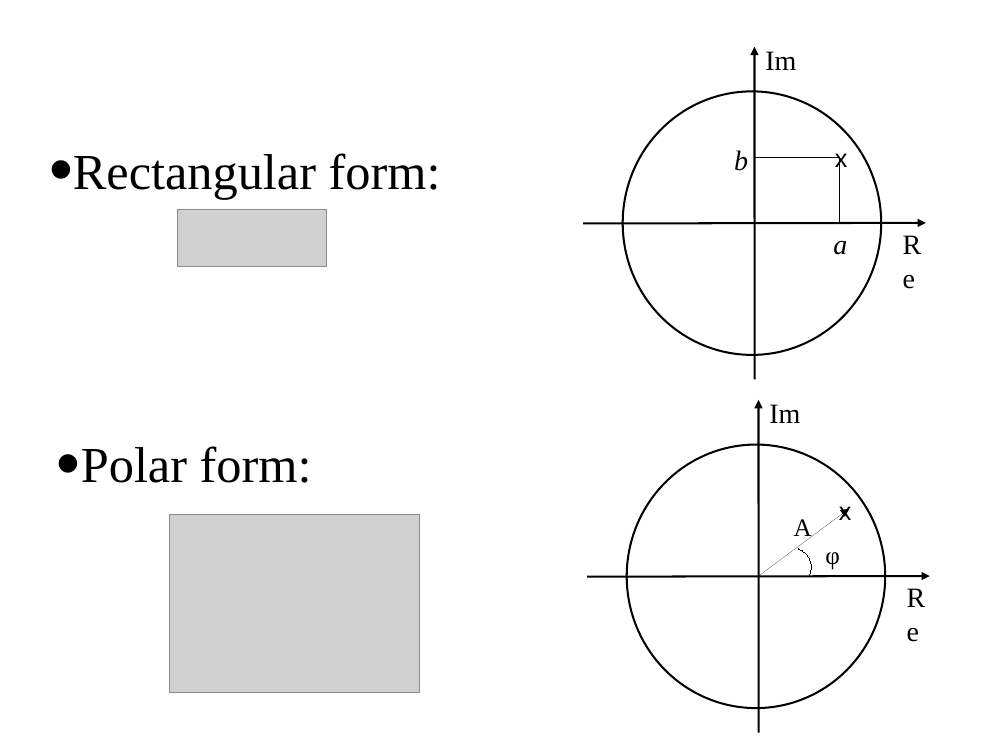
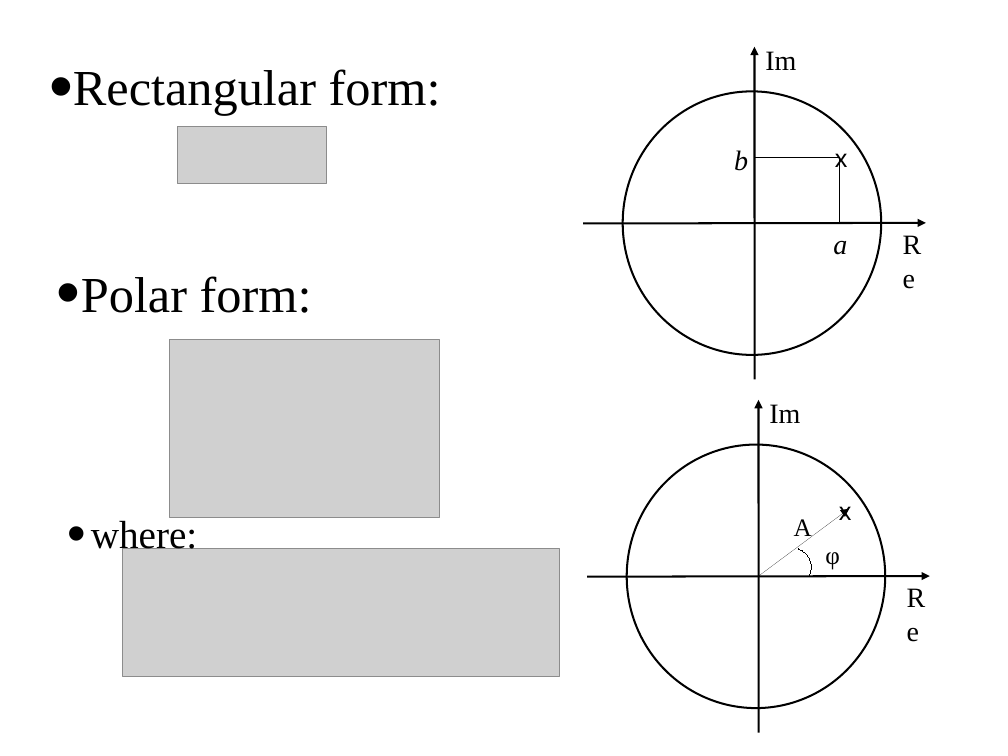
Before and after one commit to MTG/sms-tools, a slide deck: slide 6 of lectures/01-Introduction/1T4-Basic-mathematics.odp. Drawn at 1008x756 pixels with LibreOffice and Linux fonts; fonts in the diff are those of the drawing; grey boxes stand for pictures. Boxes give left, top, right and bottom in pixels: in the first picture for what was removed or moved away, otherwise in the second. Text is boxed around its words. In the diff, an @@ line names an element or a change of style, - is before the commit and + after.

Commit message:
fixed formula
fixed polar formula

```diff
--- a/lectures/01-Introduction/1T4-Basic-mathematics.odp
+++ b/lectures/01-Introduction/1T4-Basic-mathematics.odp
@@ text "Rectangular form:": place and size @@
-text "Rectangular form:" at bbox=[73, 153, 441, 199]
+text "Rectangular form:" at bbox=[73, 69, 441, 116]
@@ picture: place and size @@
-picture at bbox=[177, 210, 328, 266]
+picture at bbox=[177, 126, 328, 182]
@@ text "Polar form:": place and size @@
-text "Polar form:" at bbox=[81, 446, 312, 483]
+text "Polar form:" at bbox=[81, 276, 312, 313]
@@ picture added at bbox=[169, 340, 439, 517] @@
@@ text added at bbox=[91, 520, 197, 556], 28 pt, text #000000 @@
+• where:
@@ picture: place and size @@
-picture at bbox=[169, 514, 419, 691]
+picture at bbox=[122, 549, 559, 676]
```
Also in this commit, not shown: 4 other slides changed.
